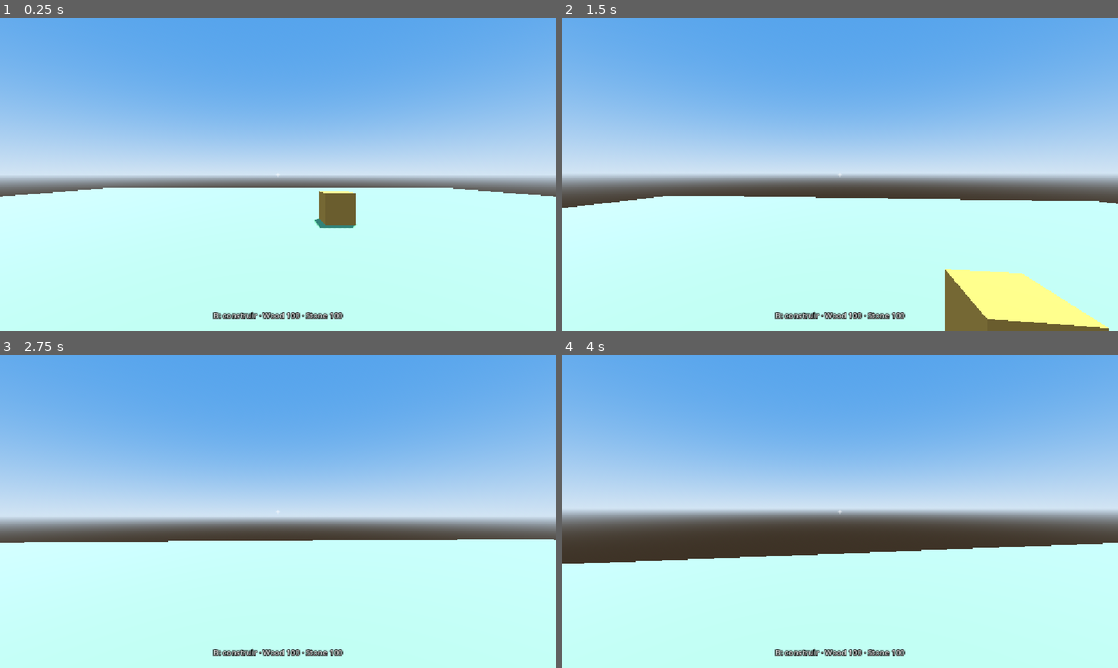
Above: before the commit, frames 1-4 (two rows, left to right).
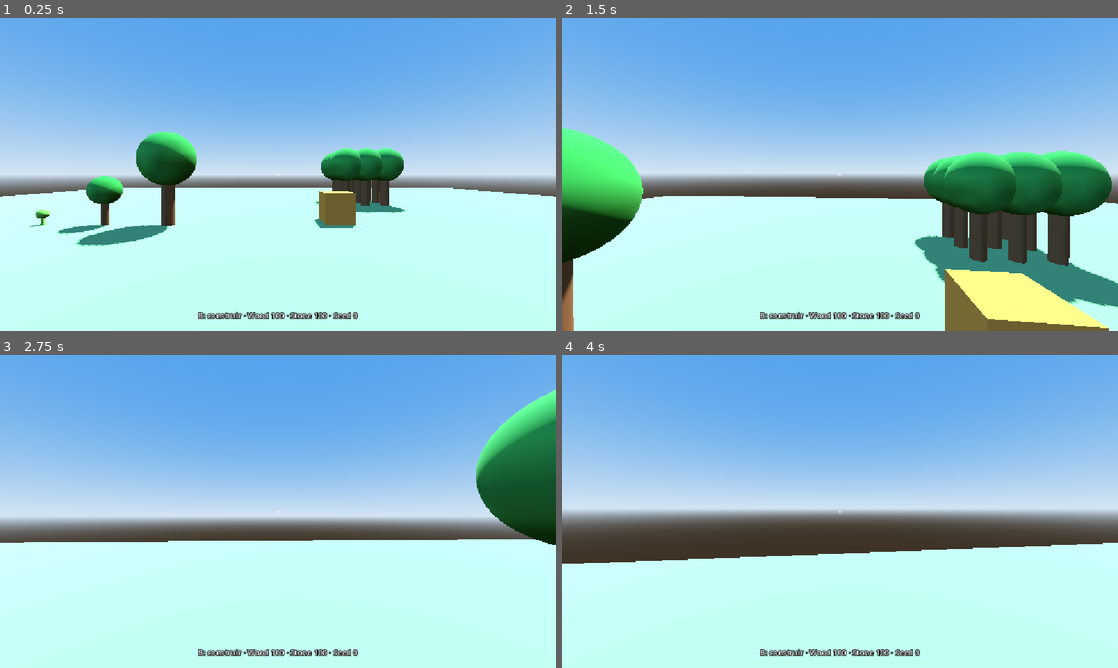
Above: after the commit, the same moments.

Repository: Cemiformica/formica
Game: Godot game, scene res://dev/sandbox.tscn
Two runs of this game, one before a commit and one after it. Both use one fixed random seed, a clock stepped at 60 frames per second and the inputs below. The project has no main scene, so this scene is started directly.
Inputs (mouse positions are in pixels of both pictures, inside the frame that each line leads up to):
- Up to frame 1 (0.25 s): no input
- Up to frame 2 (1.5 s): tap Enter at 0.5 s; move the mouse to (867, 174) at 0.52 s; hold E (interact) 0.53-1.28 s; hold W (move_forward) from 0.53 s (still down); tap Space (jump) at 0.77 s; move the mouse to (812, 174) at 1.27 s; tap F (build_flip) at 1.35 s
- Up to frame 3 (2.75 s): keep holding W (move_forward); tap Space (jump) at 1.52 s; tap E (interact) at 1.55, 2.3 s; move the mouse to (289, 505) at 2.02 s; press the mouse at (289, 505) at 2.03 s
- Up to frame 4 (4 s): keep holding W (move_forward); move the mouse to (834, 517) at 2.77 s; release the mouse at (834, 517) at 2.78 s; tap R (build_rotate) at 2.85 s; tap Space (jump) at 3.02, 3.77 s; tap E (interact) at 3.05, 3.8 s; move the mouse to (878, 514) at 3.52 s; hold Mouse wheel down (hotbar_next) from 3.53 s (still down)

The runs differ from the first frame. In frame 1, 5.9% of the frame differs, in the area x 5-73%, y 36-97%; in frame 2, 17%, in the area x 0-100%, y 34-100%; in frame 3, 5.6%; in frame 4, 0.5%.

Commit message:
B2.7b: árboles visibles por fase, E para talar y arrancar, talador con área en el fantasma

Diff:
--- a/core/world/placed_building.gd
+++ b/core/world/placed_building.gd
@@ -62,16 +62,22 @@
 
 
 ## Solo taladores: casillas del área que tala, delante de la construcción según su giro.
-## Pensado para taladores de 1×1: el área queda centrada a lo ancho y pegada por delante.
 func get_harvest_cells() -> Array[Vector2i]:
+	return harvest_cells_for(data, origin, rotation)
+
+
+## Casillas del área de tala de un tipo de construcción colocado en `p_origin` con `p_rotation`
+## (también la usa el fantasma del modo construcción). Pensado para taladores de 1×1: el área
+## queda centrada a lo ancho y pegada por delante (sin girar, "delante" es el norte, y negativa).
+static func harvest_cells_for(p_data: BuildingData, p_origin: Vector2i, p_rotation: int) -> Array[Vector2i]:
 	var cells: Array[Vector2i] = []
-	var w: int = data.harvest_area.x
-	var h: int = data.harvest_area.y
+	var w: int = p_data.harvest_area.x
+	var h: int = p_data.harvest_area.y
 	var left: int = -int((w - 1) / 2.0)
 	for dx: int in w:
 		for dy: int in h:
-			var local: Vector2i = Vector2i(left + dx, -1 - dy) # sin girar, "delante" es el norte (y negativa)
-			cells.append(origin + GridMath.rotate_offset(local, rotation))
+			var local: Vector2i = Vector2i(left + dx, -1 - dy)
+			cells.append(p_origin + GridMath.rotate_offset(local, p_rotation))
 	return cells
 
 
--- a/dev/sandbox.gd
+++ b/dev/sandbox.gd
@@ -6,6 +6,9 @@
 ## Materiales iniciales (trituradora: 6 madera + 4 piedra; cinta: 1 + 1).
 const START_WOOD: int = 100
 const START_STONE: int = 100
+## Arboleda de 3×3 ya plantada (B2.7b), desde esta esquina noroeste: casillas x 3–5, y −9…−7.
+## Para probar el talador: colócalo en (4, −6), justo al sur de la arboleda, sin girar (mira al norte).
+const GROVE_ORIGIN: Vector2i = Vector2i(3, -9)
 
 @onready var player: Player = $Player
 @onready var test_box: Interactable = $TestBox
@@ -19,6 +22,15 @@
 	inventory.add_item(Content.find_item(&"wood"), START_WOOD)
 	inventory.add_item(Content.find_item(&"stone"), START_STONE)
 	print("Inventario inicial: ", inventory.debug_string())
+	# Naturaleza de prueba: una arboleda de 3×3 madura y unos árboles sueltos en distintas fases.
+	var island: IslandState = WorldState.get_island(player.build_controller.island_id)
+	for x: int in 3:
+		for y: int in 3:
+			island.add_tree(GROVE_ORIGIN + Vector2i(x, y))
+	island.add_tree(Vector2i(-4, -3))
+	island.add_tree(Vector2i(-6, -3), NatureState.Stage.YOUNG)
+	island.add_tree(Vector2i(-8, -3), NatureState.Stage.SPROUT)
+	island.add_tree(Vector2i(-10, -3), NatureState.Stage.STUMP)
 
 	var builder: BuildController = player.build_controller
 	player.focus_changed.connect(_on_player_focus_changed)
@@ -39,7 +51,8 @@
 	var inventory: Inventory = WorldState.player_inventory
 	var wood: ItemData = Content.find_item(&"wood")
 	var stone: ItemData = Content.find_item(&"stone")
-	var materials: String = "%s %d · %s %d" % [tr(wood.name_key), inventory.get_total(wood), tr(stone.name_key), inventory.get_total(stone)]
+	var seed_item: ItemData = Content.find_item(&"seed")
+	var materials: String = "%s %d · %s %d · %s %d" % [tr(wood.name_key), inventory.get_total(wood), tr(stone.name_key), inventory.get_total(stone), tr(seed_item.name_key), inventory.get_total(seed_item)]
 	if not builder.active:
 		build_bar_label.text = "B: construir · " + materials
 		return
@@ -86,6 +99,9 @@
 
 ## Red eléctrica de lo que miras (con E a 3 m): "Red · genera 4 · consume 6 · ¡FUSIBLE SALTADO! …".
 func _process(_delta: float) -> void:
+	if not is_instance_valid(player.focused_interactable):
+		network_label.text = ""
+		return
 	var view := player.focused_interactable as BuildingView
 	if view == null or view.island == null:
 		network_label.text = ""
--- /dev/null
+++ b/entities/nature/tree_view.gd
@@ -0,0 +1,114 @@
+class_name TreeView
+extends Interactable
+## Árbol o tocón visible (B2.7b). Solo MUESTRA su `NatureState` (D-046): la crea, actualiza y borra
+## `IslandView` cuando la isla avisa con `nature_changed`. La forma cambia con la fase:
+## tocón bajo, brote pequeño, árbol joven y árbol maduro. Formas provisionales hasta B3.
+## E sobre un árbol maduro: talar a mano (4 de madera + 1 semilla, queda un tocón).
+## E sobre un tocón: arrancarlo (1 de madera, libera la casilla). Brotes y jóvenes no se tocan.
+
+const TRUNK_COLOR: Color = Color(0.45, 0.3, 0.17)
+const LEAVES_COLOR: Color = Color(0.2, 0.55, 0.22)
+const SPROUT_COLOR: Color = Color(0.45, 0.75, 0.3)
+
+## Casilla que ocupa.
+var cell: Vector2i
+## Isla a la que pertenece.
+var island: IslandState
+
+var _shape: CylinderShape3D
+var _visual: Node3D = null
+
+
+## Prepara la vista. Se llama ANTES de añadirla al árbol.
+func setup(p_cell: Vector2i, p_island: IslandState) -> void:
+	cell = p_cell
+	island = p_island
+	name = "tree_%d_%d" % [cell.x, cell.y]
+	position = GridMath.cell_center(cell)
+	_shape = CylinderShape3D.new()
+	var collision := CollisionShape3D.new()
+	collision.shape = _shape
+	add_child(collision)
+
+
+## Vuelve a dibujar según la fase actual (la llama `IslandView` cuando cambia).
+func refresh() -> void:
+	var state: NatureState = island.nature.get(cell, null)
+	if state == null:
+		return
+	if _visual != null:
+		_visual.queue_free()
+	_visual = Node3D.new()
+	add_child(_visual)
+	var collision_height: float = 0.4
+	match state.stage:
+		NatureState.Stage.STUMP:
+			display_name_key = "PROP_STUMP"
+			_add_cylinder(0.25, 0.3, 0.15, TRUNK_COLOR)
+			collision_height = 0.3
+		NatureState.Stage.SPROUT:
+			display_name_key = "PROP_SPROUT"
+			_add_cylinder(0.04, 0.3, 0.15, SPROUT_COLOR)
+			_add_sphere(0.15, 0.35, SPROUT_COLOR)
+		NatureState.Stage.YOUNG:
+			display_name_key = "PROP_YOUNG_TREE"
+			_add_cylinder(0.1, 0.9, 0.45, TRUNK_COLOR)
+			_add_sphere(0.45, 1.1, LEAVES_COLOR)
+			collision_height = 1.4
+		_:
+			display_name_key = "PROP_TREE"
+			_add_cylinder(0.2, 1.6, 0.8, TRUNK_COLOR)
+			_add_sphere(0.85, 2.1, LEAVES_COLOR)
+			collision_height = 2.8
+	_shape.radius = 0.3
+	_shape.height = collision_height
+	(get_child(0) as CollisionShape3D).position.y = collision_height * 0.5
+
+
+## E: talar si está maduro, arrancar si es un tocón. Lo obtenido va al inventario del jugador;
+## si no cabe entero, no se hace nada (para no perder materiales).
+func interact(by: Node) -> void:
+	super(by)
+	var state: NatureState = island.nature.get(cell, null)
+	if state == null:
+		return
+	var inventory: Inventory = WorldState.player_inventory
+	var preview: Dictionary[ItemData, int] = {}
+	if state.is_mature_tree():
+		preview = {Content.find_item(&"wood"): IslandState.TREE_WOOD, Content.find_item(&"seed"): 1}
+	elif state.is_stump():
+		preview = {Content.find_item(&"wood"): IslandState.STUMP_WOOD}
+	if preview.is_empty() or not inventory.can_add_all(preview):
+		return
+	var gained: Dictionary[ItemData, int] = {}
+	if state.is_mature_tree():
+		gained = island.chop_tree(cell, true)
+	else:
+		gained = island.uproot_stump(cell)
+	for item: ItemData in gained:
+		inventory.add_item(item, gained[item])
+
+
+func _add_cylinder(radius: float, height: float, center_y: float, color: Color) -> void:
+	var mesh := CylinderMesh.new()
+	mesh.top_radius = radius
+	mesh.bottom_radius = radius
+	mesh.height = height
+	_add_mesh(mesh, center_y, color)
+
+
+func _add_sphere(radius: float, center_y: float, color: Color) -> void:
+	var mesh := SphereMesh.new()
+	mesh.radius = radius
+	mesh.height = radius * 2.0
+	_add_mesh(mesh, center_y, color)
+
+
+func _add_mesh(mesh: Mesh, center_y: float, color: Color) -> void:
+	var material := StandardMaterial3D.new()
+	material.albedo_color = color
+	var instance := MeshInstance3D.new()
+	instance.mesh = mesh
+	instance.material_override = material
+	instance.position.y = center_y
+	_visual.add_child(instance)
--- a/entities/player/build_controller.gd
+++ b/entities/player/build_controller.gd
@@ -57,6 +57,9 @@
 var _input_material: StandardMaterial3D
 var _output_material: StandardMaterial3D
 var _port_markers: Array[MeshInstance3D] = []
+## Losas translúcidas que marcan el área de un talador en el fantasma (B2.7b).
+var _area_markers: Array[MeshInstance3D] = []
+var _area_material: StandardMaterial3D
 var _has_target: bool = false
 var _target_origin: Vector2i = Vector2i.ZERO
 ## Cable: id de la construcción donde empieza el cable que estamos tendiendo (0 = ninguno).
@@ -76,6 +79,7 @@
 	_ghost.mesh = _ghost_box
 	_ghost.material_override = _ghost_material
 	add_child(_ghost)
+	_area_material = _make_material(Color(1.0, 0.85, 0.2, 0.3), true)
 	_cable_ok_material = _make_material(COLOR_OK, false)
 	_cable_bad_material = _make_material(COLOR_BAD, false)
 	_cable_preview = MeshInstance3D.new()
@@ -165,6 +169,7 @@
 	else:
 		_ghost_material.albedo_color = COLOR_BAD
 	_update_port_markers(building, hit_pos.y)
+	_update_area_markers(building, hit_pos.y)
 	visible = true
 
 
@@ -244,6 +249,26 @@
 		marker.visible = true
 
 
+## Talador: una losa amarilla translúcida en cada casilla del área que talará (sale de los datos).
+func _update_area_markers(building: BuildingData, ground_y: float) -> void:
+	var cells: Array[Vector2i] = []
+	if building.harvest_area.x > 0 and building.harvest_area.y > 0:
+		cells = PlacedBuilding.harvest_cells_for(building, _target_origin, rotation_steps)
+	while _area_markers.size() < cells.size():
+		var marker := MeshInstance3D.new()
+		var slab := BoxMesh.new()
+		slab.size = Vector3(0.9, 0.04, 0.9)
+		marker.mesh = slab
+		marker.material_override = _area_material
+		add_child(marker)
+		_area_markers.append(marker)
+	for i: int in _area_markers.size():
+		var marker: MeshInstance3D = _area_markers[i]
+		marker.visible = i < cells.size()
+		if marker.visible:
+			marker.global_position = GridMath.cell_center(cells[i], ground_y + 0.03)
+
+
 ## Coloca en los datos de la isla y cobra. Avisa con señales de lo que pasó.
 func _try_place() -> void:
 	var building: BuildingData = get_held()
@@ -307,6 +332,8 @@
 func _update_cable_preview() -> void:
 	_ghost.visible = false
 	for marker: MeshInstance3D in _port_markers:
+		marker.visible = false
+	for marker: MeshInstance3D in _area_markers:
 		marker.visible = false
 	var island: IslandState = WorldState.get_island(island_id)
 	if _cable_from == 0 or not island.buildings.has(_cable_from):
--- a/entities/player/player.gd
+++ b/entities/player/player.gd
@@ -48,7 +48,7 @@
 		Input.mouse_mode = Input.MOUSE_MODE_CAPTURED
 
 	# E interactúa con lo que miramos.
-	if event.is_action_pressed("interact") and focused_interactable != null:
+	if event.is_action_pressed("interact") and is_instance_valid(focused_interactable):
 		focused_interactable.interact(self)
 
 	# Mirar con el ratón (solo con el ratón capturado).
@@ -86,6 +86,10 @@
 
 ## Avisa (solo cuando cambia) de qué objeto interactuable tenemos delante.
 func _update_focus() -> void:
+	# Si lo que mirábamos ha desaparecido (p. ej., un tocón arrancado), lo soltamos.
+	if focused_interactable != null and not is_instance_valid(focused_interactable):
+		focused_interactable = null
+		focus_changed.emit(null)
 	var new_focus: Interactable = null
 	if interact_ray.is_colliding():
 		new_focus = interact_ray.get_collider() as Interactable # null si no es Interactable
--- a/entities/player/player.tscn
+++ b/entities/player/player.tscn
@@ -8,6 +8,7 @@
 [ext_resource type="Resource" path="res://content/buildings/solar_panel.tres" id="6_solar"]
 [ext_resource type="Resource" path="res://dev/content/electric_crusher.tres" id="7_ecrusher"]
 [ext_resource type="Resource" path="res://content/tools/cable_tool.tres" id="8_cable"]
+[ext_resource type="Resource" path="res://content/buildings/tree_cutter.tres" id="9_cutter"]
 
 [sub_resource type="CapsuleShape3D" id="CapsuleShape3D_player"]
 radius = 0.4
@@ -39,4 +40,4 @@
 
 [node name="BuildController" type="Node3D" parent="."]
 script = ExtResource("2_build")
-build_bar = Array[Resource]([ExtResource("3_crusher"), ExtResource("4_conveyor"), ExtResource("5_pole"), ExtResource("6_solar"), ExtResource("7_ecrusher"), ExtResource("8_cable")])
+build_bar = Array[Resource]([ExtResource("3_crusher"), ExtResource("4_conveyor"), ExtResource("5_pole"), ExtResource("6_solar"), ExtResource("7_ecrusher"), ExtResource("9_cutter"), ExtResource("8_cable")])
--- a/localization/translations.csv
+++ b/localization/translations.csv
@@ -27,3 +27,6 @@
 POWER_NO_POWER,Sin energía,Sense energia,No power
 ITEM_SEED,Semilla,Llavor,Seed
 BUILDING_TREE_CUTTER,Talador,Talador,Tree cutter
+PROP_STUMP,Tocón,Soca,Stump
+PROP_SPROUT,Brote,Brot,Sprout
+PROP_YOUNG_TREE,Árbol joven,Arbre jove,Young tree
--- a/world/island_view.gd
+++ b/world/island_view.gd
@@ -3,7 +3,8 @@
 ## Dibuja una isla de `WorldState` (B2.4c): una `BuildingView` por construcción colocada.
 ## Solo muestra (D-046): los datos los cambian el modo construcción y `Simulation`.
 ## Escucha a su `IslandState` para crear y borrar piezas, y lo rehace todo si se carga una partida.
-## También dibuja los cables de energía como líneas finas entre sus dos construcciones (B2.6b).
+## También dibuja los cables de energía como líneas finas entre sus dos construcciones (B2.6b)
+## y la naturaleza: un `TreeView` por árbol o tocón (B2.7b).
 
 const CABLE_COLOR: Color = Color(0.1, 0.1, 0.1)
 const CABLE_THICKNESS: float = 0.04
@@ -14,6 +15,8 @@
 var _island: IslandState = null
 ## Id de la construcción → su vista.
 var _views: Dictionary[int, BuildingView] = {}
+## Casilla → vista de su árbol o tocón.
+var _tree_views: Dictionary[Vector2i, TreeView] = {}
 ## Líneas de los cables dibujados.
 var _cable_meshes: Array[MeshInstance3D] = []
 var _cable_material: StandardMaterial3D
@@ -32,17 +35,24 @@
 		_island.building_placed.disconnect(_on_building_placed)
 		_island.building_removed.disconnect(_on_building_removed)
 		_island.cables_changed.disconnect(_redraw_cables)
+		_island.nature_changed.disconnect(_on_nature_changed)
 	for view: BuildingView in _views.values():
 		view.queue_free()
 	_views.clear()
+	for tree: TreeView in _tree_views.values():
+		tree.queue_free()
+	_tree_views.clear()
 
 	_island = WorldState.get_island(island_id)
 	_island.building_placed.connect(_on_building_placed)
 	_island.building_removed.connect(_on_building_removed)
 	_island.cables_changed.connect(_redraw_cables)
+	_island.nature_changed.connect(_on_nature_changed)
 	for placed: PlacedBuilding in _island.buildings.values():
 		_on_building_placed(placed)
 	_redraw_cables()
+	for cell: Vector2i in _island.nature:
+		_on_nature_changed(cell)
 
 
 func _on_building_placed(placed: PlacedBuilding) -> void:
@@ -56,6 +66,21 @@
 	if _views.has(placed.id):
 		_views[placed.id].queue_free()
 		_views.erase(placed.id)
+
+
+## Algo natural cambió en `cell`: crea, actualiza o borra su vista.
+func _on_nature_changed(cell: Vector2i) -> void:
+	if not _island.nature.has(cell):
+		if _tree_views.has(cell):
+			_tree_views[cell].queue_free()
+			_tree_views.erase(cell)
+		return
+	if not _tree_views.has(cell):
+		var view := TreeView.new()
+		view.setup(cell, _island)
+		add_child(view)
+		_tree_views[cell] = view
+	_tree_views[cell].refresh()
 
 
 ## Borra las líneas y las vuelve a crear desde `IslandState.cables` (son pocas: no merece la pena más).
Not shown, added: entities/nature/tree_view.gd.uid
Binary file changed: localization/translations.ca.translation
Binary file changed: localization/translations.en.translation
Binary file changed: localization/translations.es.translation
